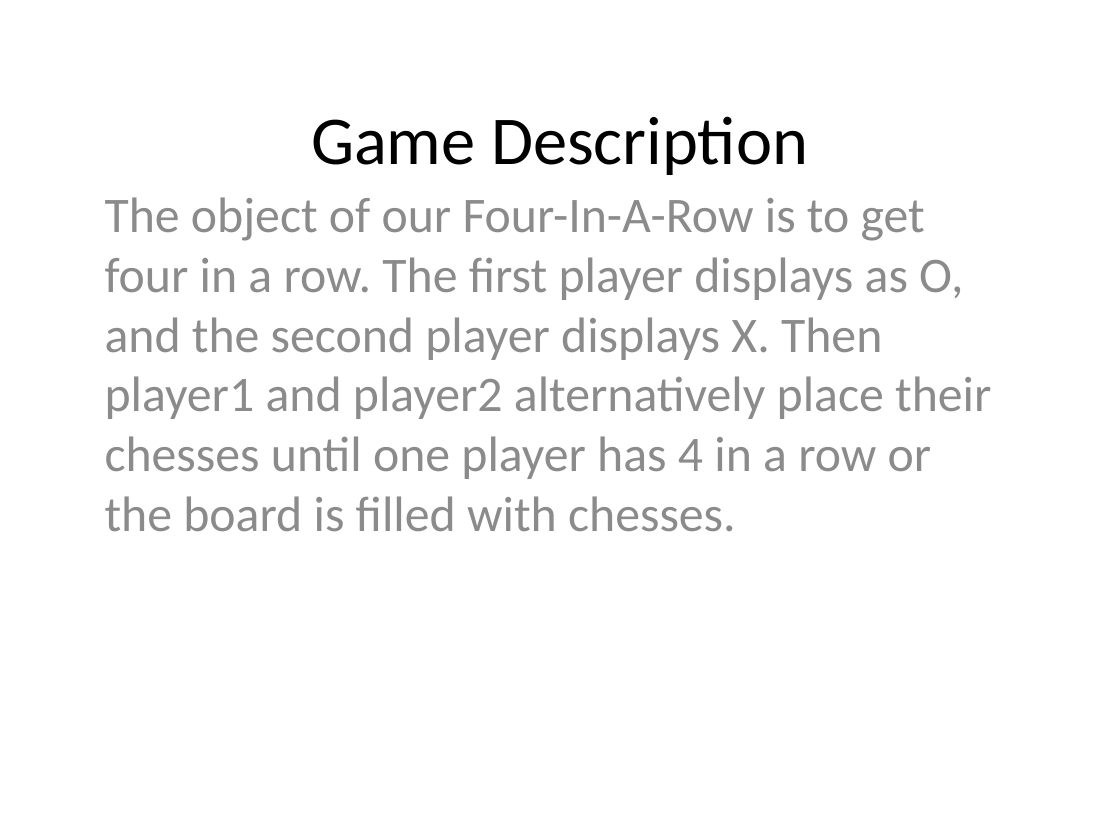
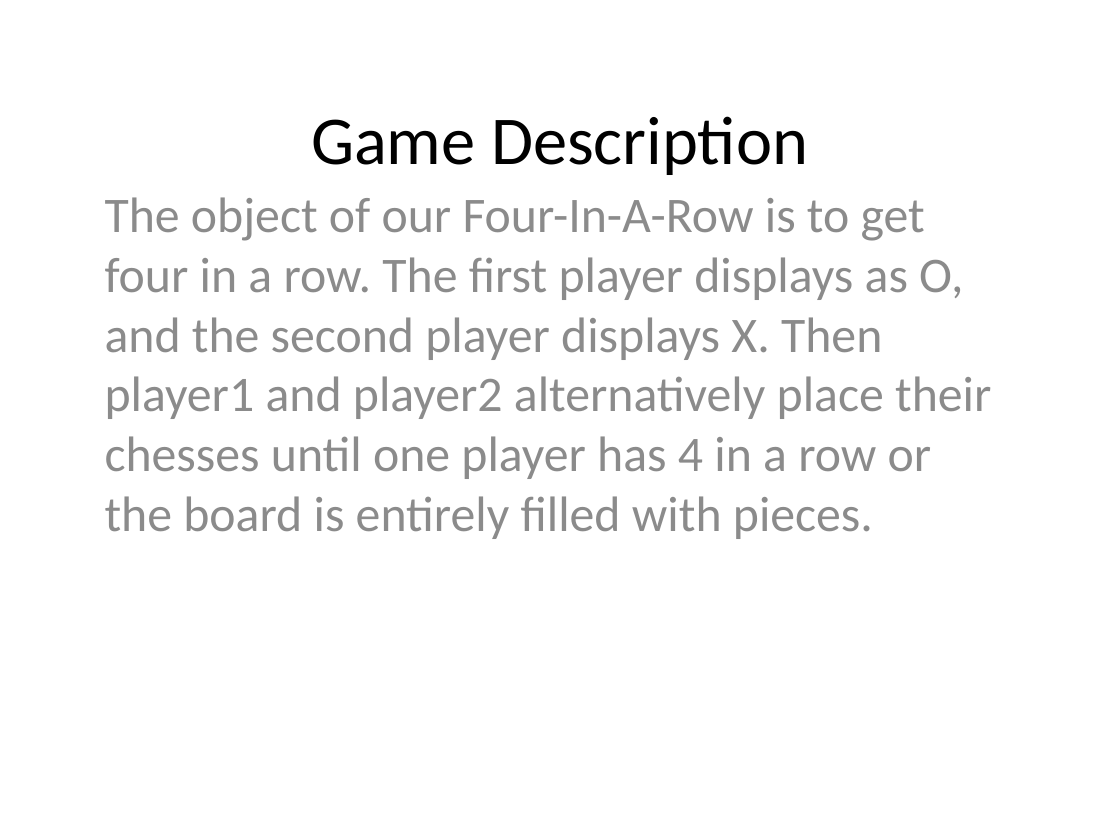
Before and after one commit to yangjiao2/271AIgame, a slide deck: slide 2 of Presentation.pptx. Drawn at 1120x840 pixels with LibreOffice and Linux fonts; fonts in the diff are those of the drawing. Boxes give left, top, right and bottom in pixels: in the first picture for what was removed or moved away, otherwise in the second. Text is boxed around its words. In the diff, an @@ line names an element or a change of style, - is before the commit and + after.

```diff
--- a/Presentation.pptx
+++ b/Presentation.pptx
@@ subtitle at (105, 197, 991, 539): text changed @@
-The object of our Four-In-A-Row is to get four in a row. The first player displays as O, and the second player displays X. Then player1 and player2 alternatively place their chesses until one player has 4 in a row or the board is filled with chesses.
+The object of our Four-In-A-Row is to get four in a row. The first player displays as O, and the second player displays X. Then player1 and player2 alternatively place their chesses until one player has 4 in a row or the board is entirely filled with pieces.
```
Also in this commit, not shown: 1 slide removed, 3 other files.
